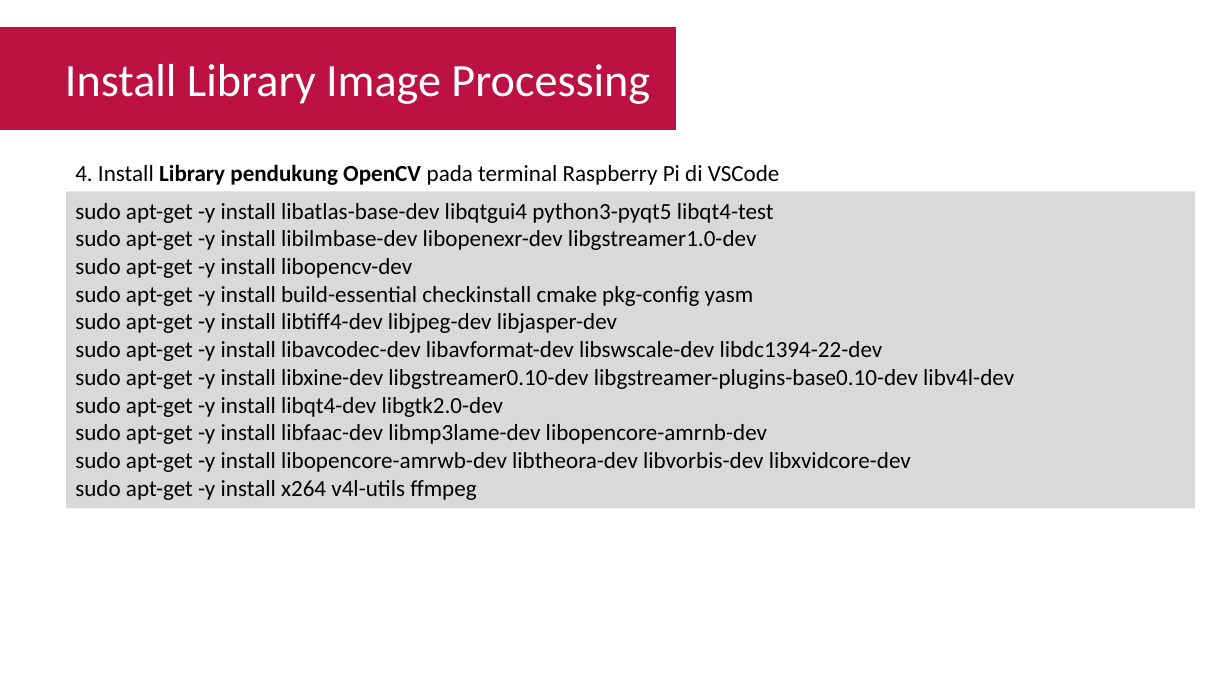
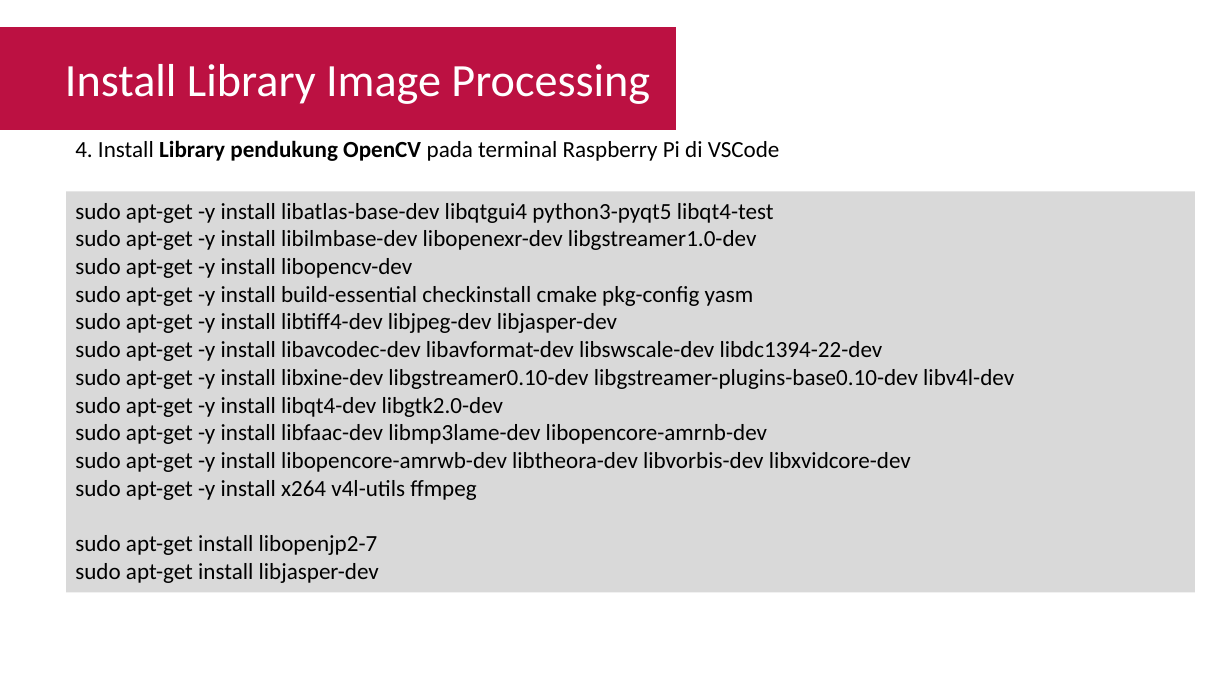
Before and after one commit to Muhammad-Yunus/Materi-Training, a slide deck: slide 4 of A. Raspberry Pi - Image Processing/#5 - Computer Vision Part 1 (read, show, write image)/P5 - Computer Vision Part 1 (read, show, write image).pptx. Drawn at 1232x693 pixels with LibreOffice and Linux fonts; fonts in the diff are those of the drawing. Boxes give left, top, right and bottom in pixels: in the first picture for what was removed or moved away, otherwise in the second. Text is boxed around its words. In the diff, an @@ line names an element or a change of style, - is before the commit and + after.

```diff
--- a/A. Raspberry Pi - Image Processing/#5 - Computer Vision Part 1 (read, show, write image)/P5 - Computer Vision Part 1 (read, show, write image).pptx
+++ b/A. Raspberry Pi - Image Processing/#5 - Computer Vision Part 1 (read, show, write image)/P5 - Computer Vision Part 1 (read, show, write image).pptx
@@ text "4. Install Library pendukung OpenCV ...": place and size @@
-text "4. Install Library pendukung OpenCV ..." at (75, 164, 780, 185)
+text "4. Install Library pendukung OpenCV ..." at (75, 140, 780, 161)
@@ rectangle "sudo apt-get -y install libatlas-base-dev ...": place and size @@
-rectangle "sudo apt-get -y install libatlas-base-dev ..." at (67, 191, 1196, 508)
+rectangle "sudo apt-get -y install libatlas-base-dev ..." at (67, 191, 1196, 592)
@@ text in rectangle at (75, 535, 379, 583): paragraphs added @@
+sudo apt-get install libopenjp2-7
+sudo apt-get install libjasper-dev
```
Also in this commit, not shown: 4 other slides changed, 1 slide added, 2 other files.
